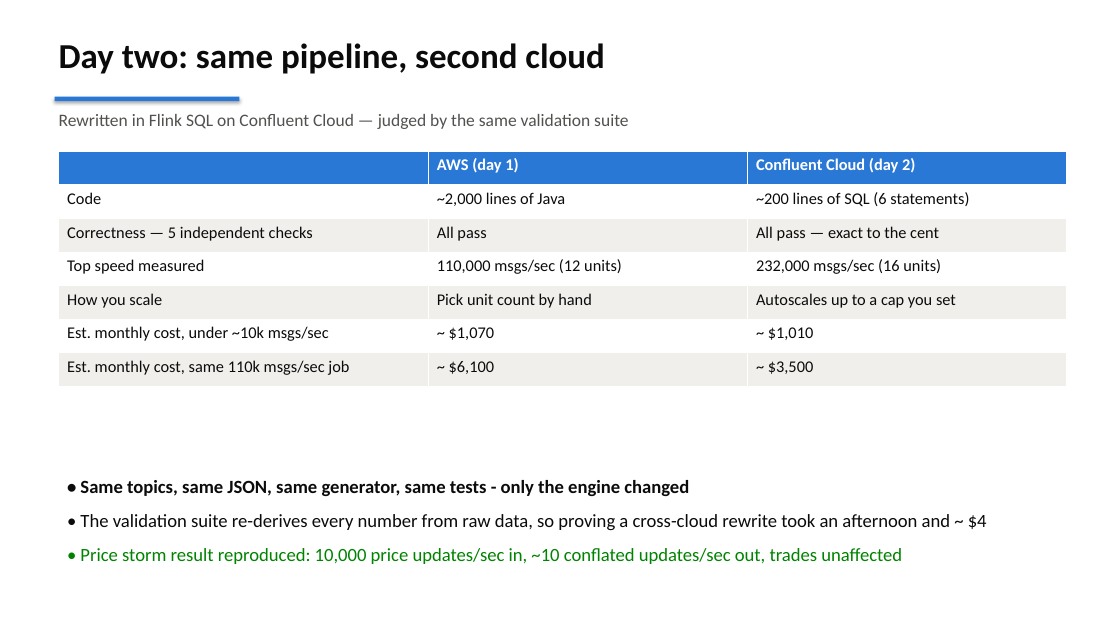
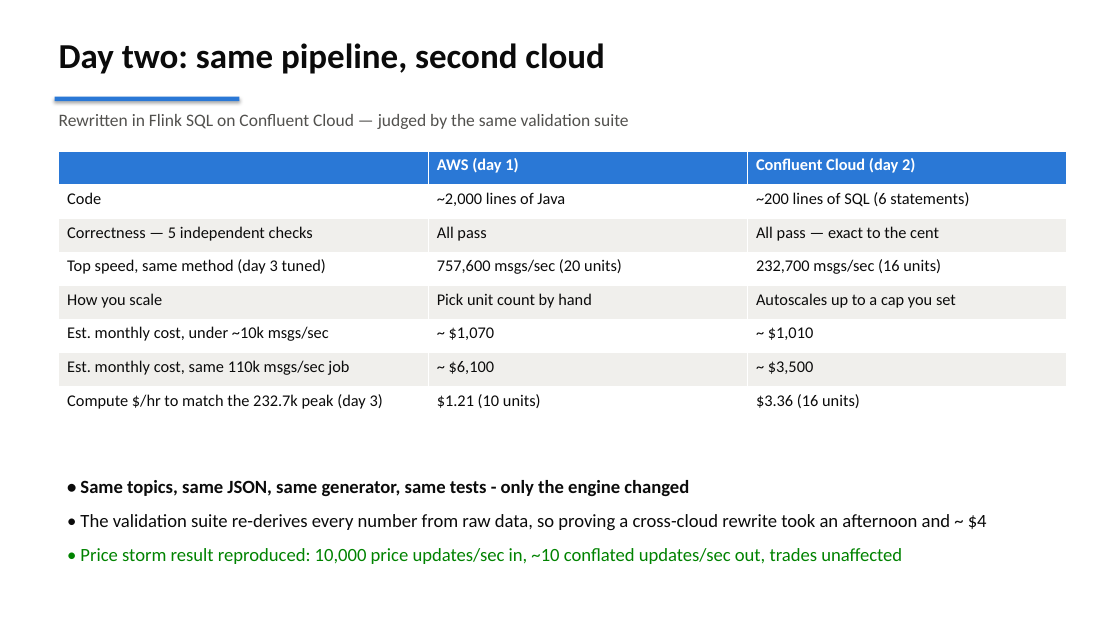
Before and after one commit to jimzucker/flink-fable5, a slide deck: slide 9 of docs/flink-demo-exec-briefing.pptx. Drawn at 1120x630 pixels with LibreOffice and Linux fonts; fonts in the diff are those of the drawing. Boxes give left, top, right and bottom in pixels: in the first picture for what was removed or moved away, otherwise in the second. Text is boxed around its words. In the diff, an @@ line names an element or a change of style, - is before the commit and + after.

```diff
--- a/docs/flink-demo-exec-briefing.pptx
+++ b/docs/flink-demo-exec-briefing.pptx
@@ table at [59, 151, 1067, 420] @@
-row 4: Top speed measured | 110,000 msgs/sec (12 units) | 232,000 msgs/sec (16 units)
+row 4: Top speed, same method (day 3 tuned) | 757,600 msgs/sec (20 units) | 232,700 msgs/sec (16 units)
+row 8: Compute $/hr to match the 232.7k peak (day 3) | $1.21 (10 units) | $3.36 (16 units)
```
Also in this commit, not shown: 1 other slide changed, 3 other files.
